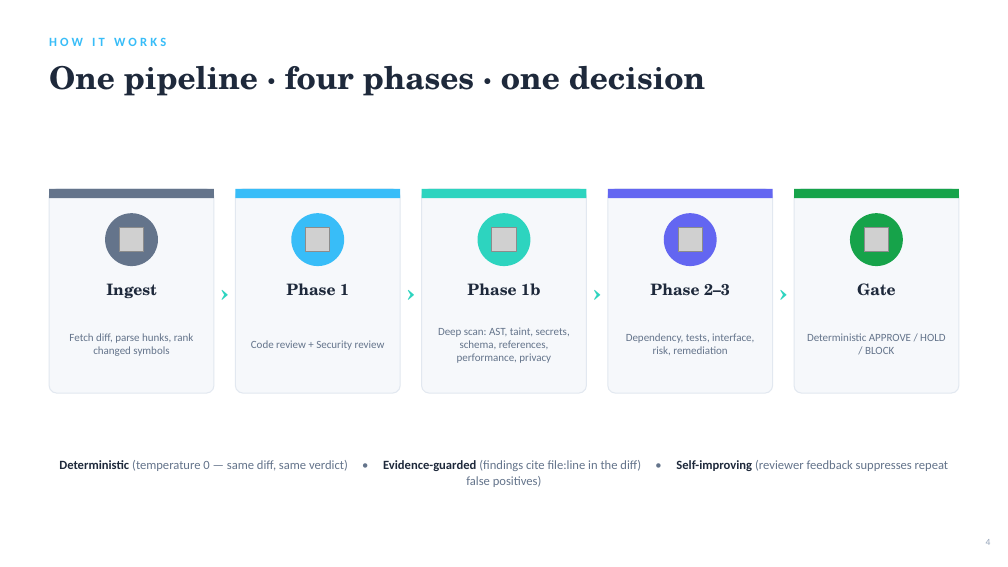
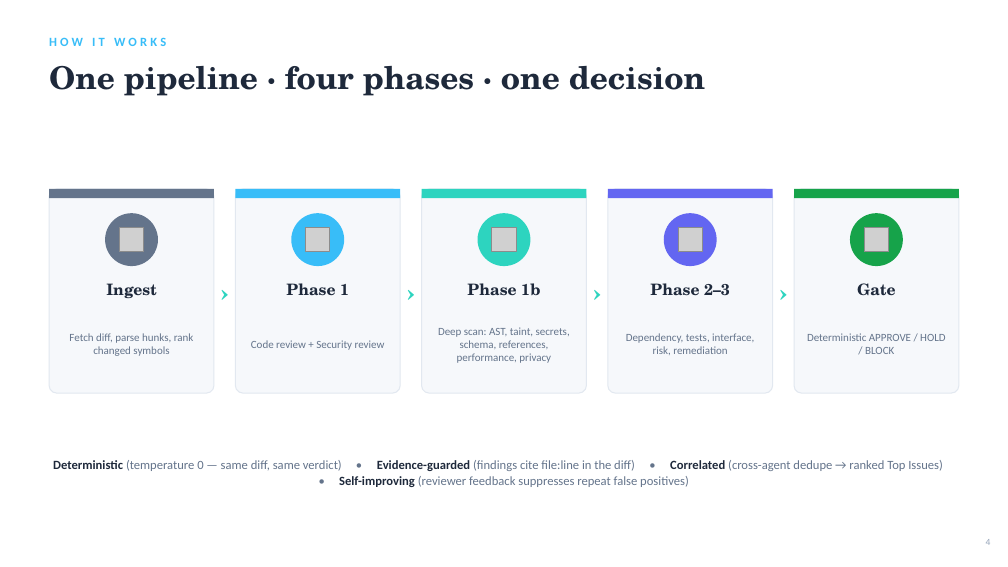
Before and after one commit to SambaPodili/ai-assisted-pull-request-review, a slide deck: slide 4 of deck/CIAA_Overview.pptx. Drawn at 1008x567 pixels with LibreOffice and Linux fonts; fonts in the diff are those of the drawing; grey boxes stand for pictures. Boxes give left, top, right and bottom in pixels: in the first picture for what was removed or moved away, otherwise in the second. Text is boxed around its words. In the diff, an @@ line names an element or a change of style, - is before the commit and + after.

```diff
--- a/deck/CIAA_Overview.pptx
+++ b/deck/CIAA_Overview.pptx
@@ text at [53,460,943,487]: text changed @@
-Deterministic (temperature 0 — same diff, same verdict) • Evidence-guarded (findings cite file:line in the diff) • Self-improving (reviewer feedback suppresses repeat false positives)
+Deterministic (temperature 0 — same diff, same verdict) • Evidence-guarded (findings cite file:line in the diff) • Correlated (cross-agent dedupe → ranked Top Issues) • Self-improving (reviewer feedback suppresses repeat false positives)
```
Also in this commit, not shown: 4 other slides changed, 2 slides added, 25 other files.
